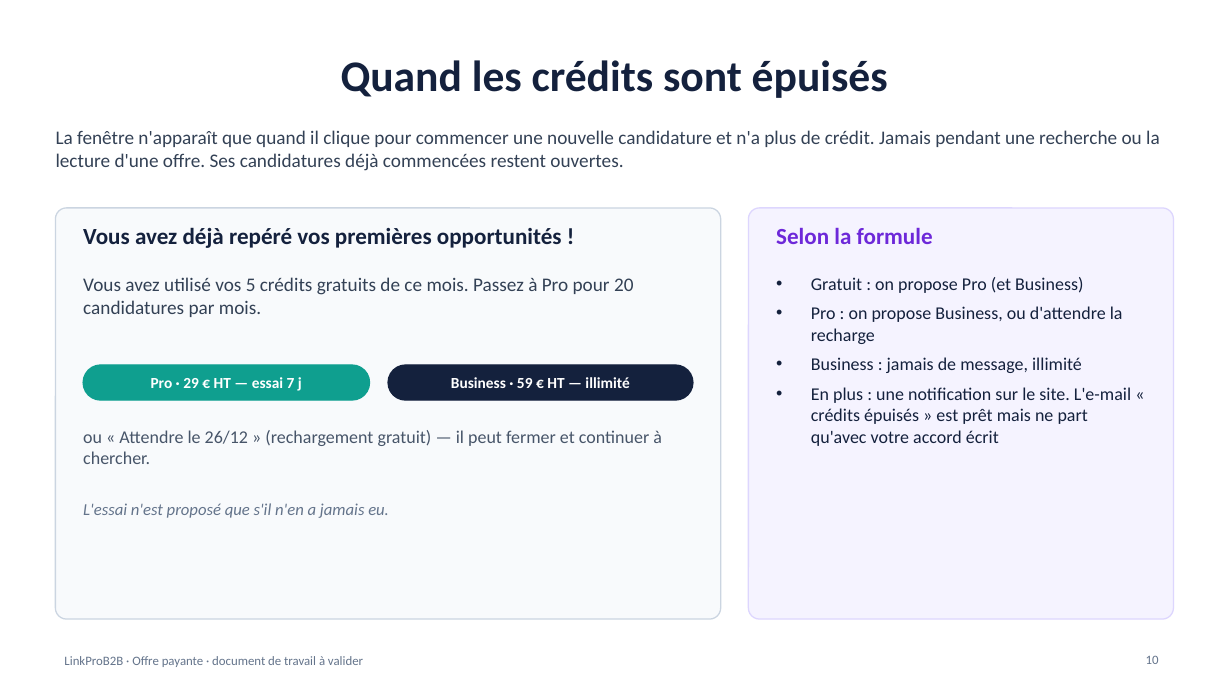
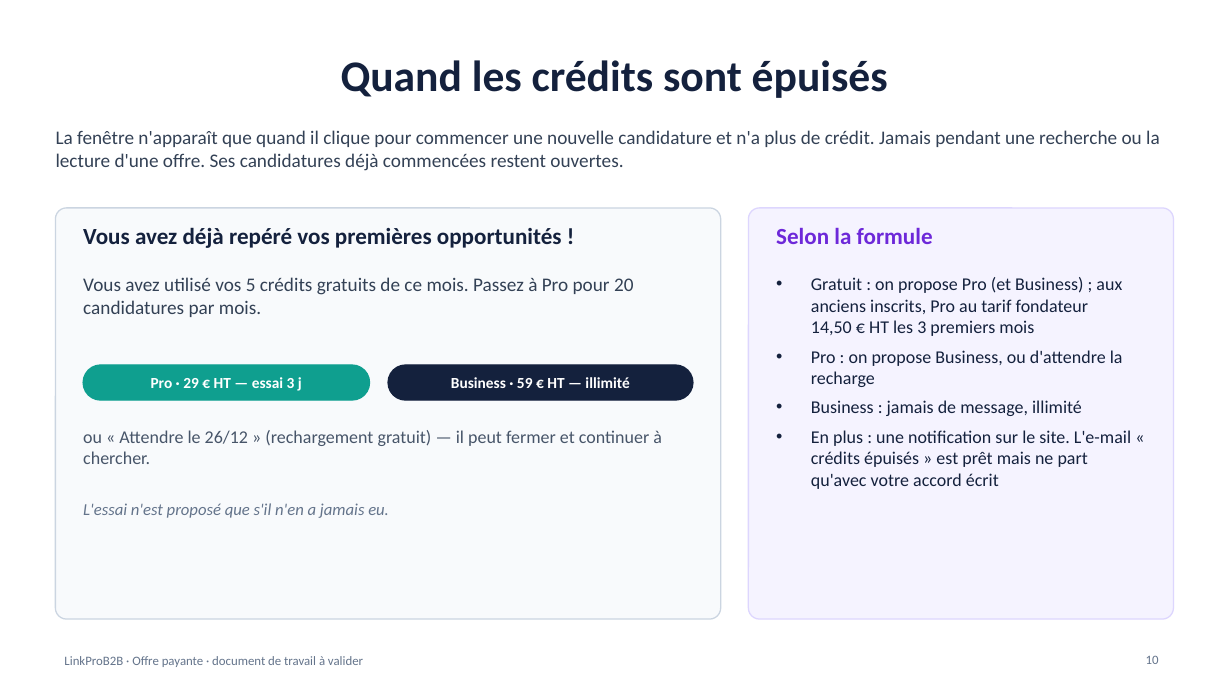
Before and after one commit to NAGAGNON/agora-b2b-plateform, a slide deck: slide 10 of docs/offre-payante-lancement.pptx. Drawn at 1232x693 pixels with LibreOffice and Linux fonts; fonts in the diff are those of the drawing. Boxes give left, top, right and bottom in pixels: in the first picture for what was removed or moved away, otherwise in the second. Text is boxed around its words. In the diff, an @@ line names an element or a change of style, - is before the commit and + after.

```diff
--- a/docs/offre-payante-lancement.pptx
+++ b/docs/offre-payante-lancement.pptx
@@ text at (x1=811, y1=277, x2=1122, y2=336): text changed @@
-• Gratuit : on propose Pro (et Business)
+• Gratuit : on propose Pro (et Business) ; aux anciens inscrits, Pro au tarif fondateur 14,50 € HT les 3 premiers mois
@@ text at (x1=151, y1=375, x2=302, y2=393): text changed @@
-Pro · 29 € HT — essai 7 j
+Pro · 29 € HT — essai 3 j
```
Also in this commit, not shown: 6 other slides changed, 2 slides added, 1 slide removed, 5 other files.
